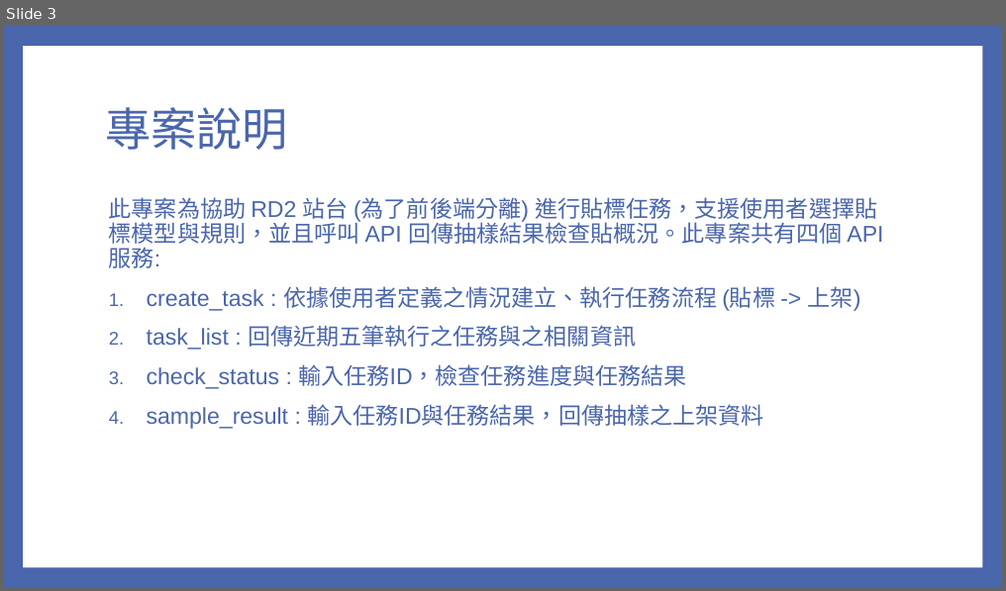
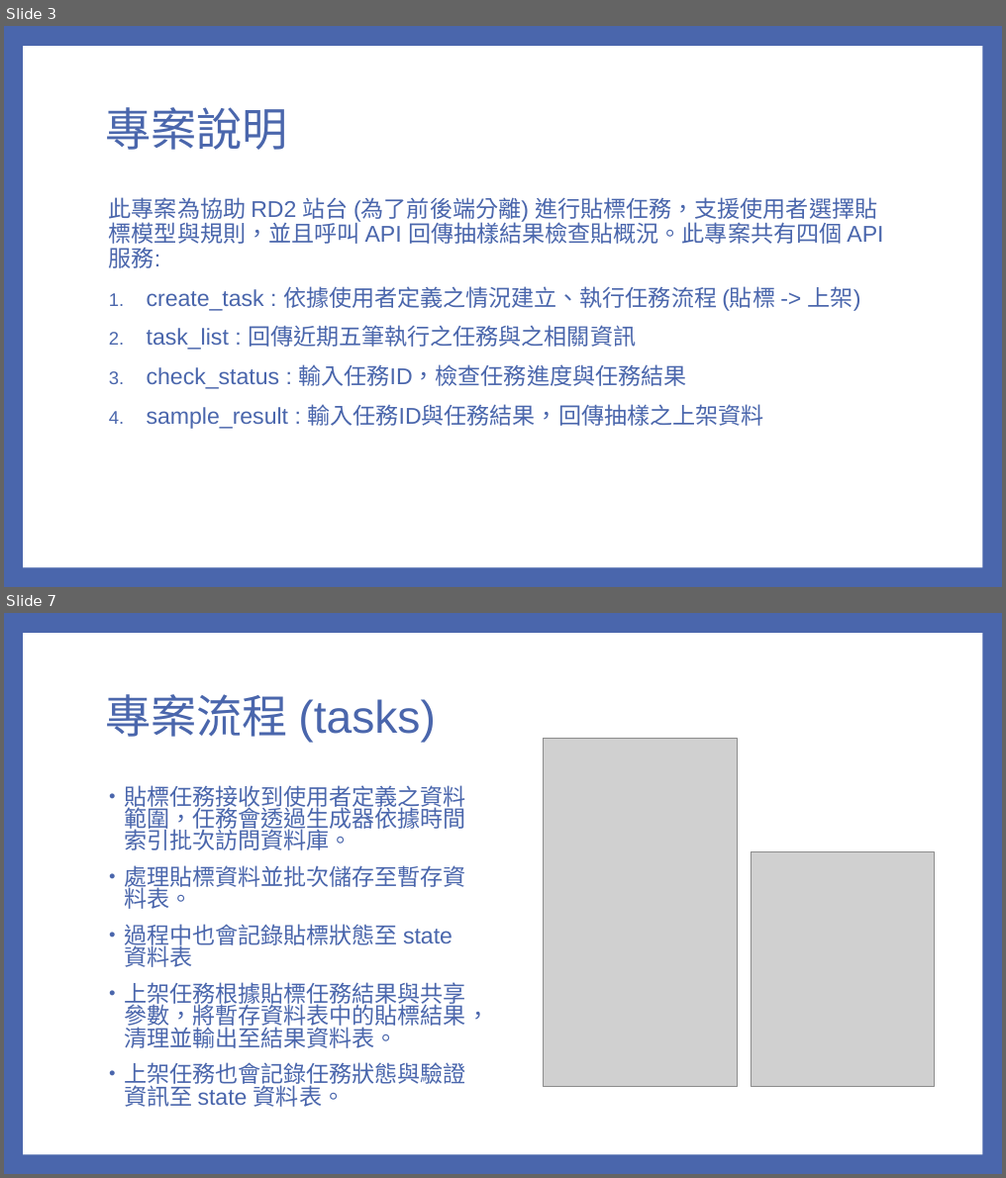
Before and after one commit to ychuang789/labelapi, a slide deck: Audience API v2.pptx. Shown one above the other, each under a label of ours: slide 3 before the commit, slides 3 and 7 after it; the slides between them are not shown. The pictures are 1006x591 and 1006x1178 pixels, drawn with LibreOffice and Linux fonts; fonts in the diff are those of the drawing; grey boxes stand for pictures. Boxes give left, top, right and bottom in pixels: in the first picture for what was removed or moved away, otherwise in the second. Text is boxed around its words. In the diff, an @@ line names an element or a change of style, - is before the commit and + after.

```diff
--- a/Audience API v2.pptx
+++ b/Audience API v2.pptx
@@ slide 7 added at bbox=[4, 613, 1002, 1174], background #4A66AC; not listed: 1 template element that a slide beside it also shows @@
@@ title added at bbox=[105, 694, 436, 743], 44 pt, text #4A66AC @@
+專案流程 (tasks)
@@ picture added at bbox=[543, 739, 737, 1087] @@
@@ text added at bbox=[124, 785, 489, 1107], 22 pt, text #4A66AC @@
+• 貼標任務接收到使用者定義之資料範圍，任務會透過生成器依據時間索引批次訪問資料庫。
+• 處理貼標資料並批次儲存至暫存資料表。
+• 過程中也會記錄貼標狀態至 state 資料表
+• 上架任務根據貼標任務結果與共享參數，將暫存資料表中的貼標結果，清理並輸出至結果資料表。
+• 上架任務也會記錄任務狀態與驗證資訊至 state 資料表。
@@ picture added at bbox=[750, 853, 934, 1087] @@
```
Also in this commit, not shown: 7 slides changed, 2 other slides added, 2 other files.
